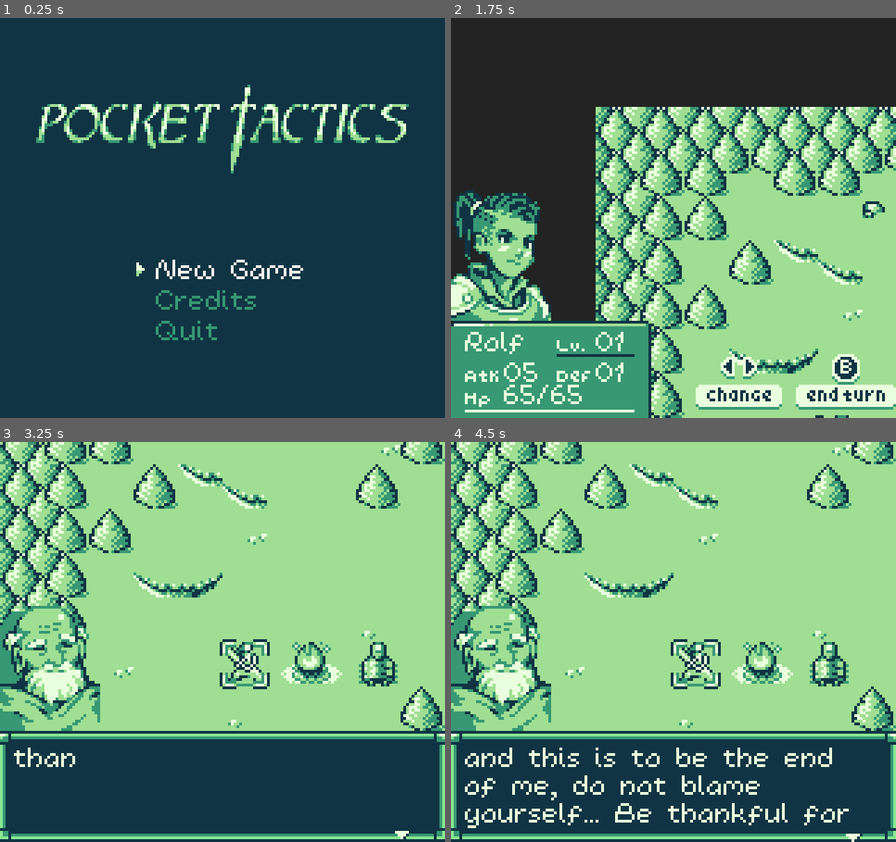
Above: before the commit, frames 1-4 (two rows, left to right).
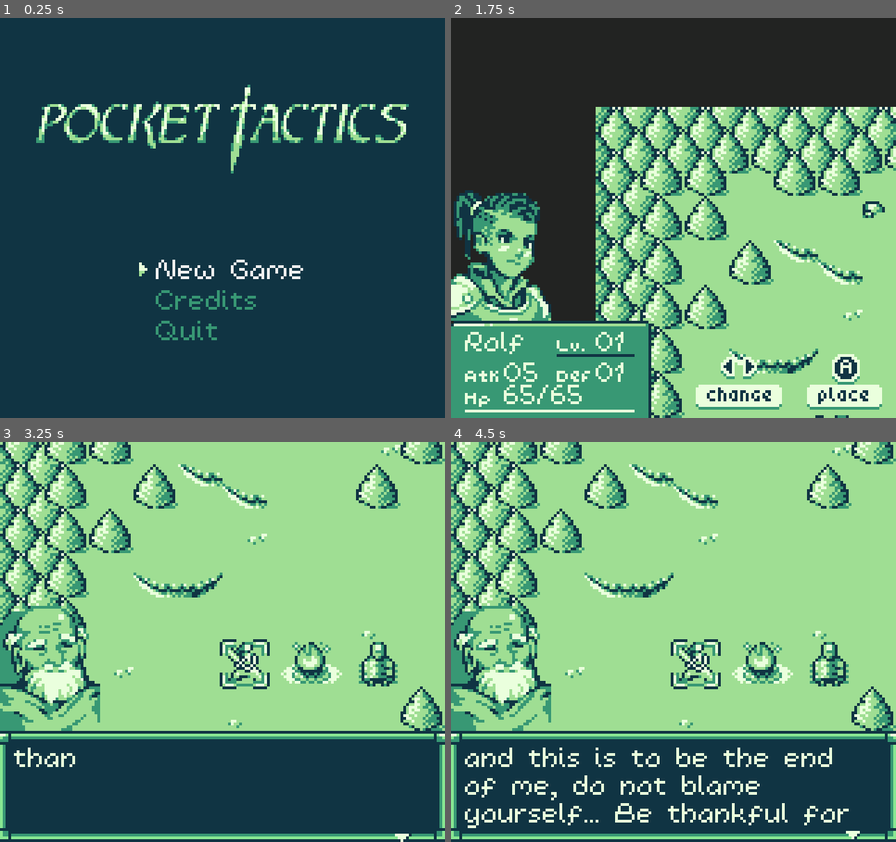
Above: after the commit, the same moments.

Repository: kevinlights/titan_tactics
Game: Godot game, scene res://scenes/landing.tscn
Two runs of this game, one before a commit and one after it. Both use one fixed random seed, a clock stepped at 60 frames per second and the inputs below.
Inputs (mouse positions are in pixels of both pictures, inside the frame that each line leads up to):
- Up to frame 1 (0.25 s): no input
- Up to frame 2 (1.75 s): click "New Game" at 0.5 s; move the mouse to (771, 198) at 1.27 s; hold Right (ui_right) from 1.28 s (still down); tap Keypad Enter (ui_accept) at 1.35, 1.52 s
- Up to frame 3 (3.25 s): tap Keypad Enter (ui_accept) at 1.82, 2.85, 3.02 s; release Right (ui_right) at 2 s; click "Start level" at 2 s; move the mouse to (133, 662) at 2.77 s; hold Down (ui_down) from 2.78 s (still down)
- Up to frame 4 (4.5 s): tap Keypad Enter (ui_accept) at 3.32, 3.6, 4.35 s; move the mouse to (718, 554) at 3.52 s; release Down (ui_down) at 3.53 s; hold Right (ui_right) 3.53-4.28 s; move the mouse to (651, 722) at 4.27 s; hold Up (ui_up) from 4.28 s (still down)

The runs differ from the first frame. In frame 1, less than 0.1% of the frame differs, in the area x 30-34%, y 61-65%; in frame 2, 0.6%, in the area x 77-100%, y 85-98%; in frame 3, less than 0.1%; in frame 4, less than 0.1%.

Commit message:
character swap animation change

Diff:
--- a/scenes/gui.tscn
+++ b/scenes/gui.tscn
@@ -42,46 +42,47 @@
 [ext_resource path="res://gfx/level_popup.png" type="Texture" id=40]
 [ext_resource path="res://gfx/types.png" type="Texture" id=41]
 [ext_resource path="res://gfx/hero_antagonist_p.png" type="Texture" id=42]
+[ext_resource path="res://gfx/place.png" type="Texture" id=43]
 [ext_resource path="res://scripts/gui/characterswap.gd" type="Script" id=44]
 
 [sub_resource type="AtlasTexture" id=1]
+atlas = ExtResource( 14 )
+region = Rect2( 0, 0, 36, 50 )
+
+[sub_resource type="AtlasTexture" id=2]
+atlas = ExtResource( 4 )
+region = Rect2( 0, 0, 36, 50 )
+
+[sub_resource type="AtlasTexture" id=3]
+atlas = ExtResource( 35 )
+region = Rect2( 0, 0, 36, 50 )
+
+[sub_resource type="AtlasTexture" id=4]
 atlas = ExtResource( 42 )
 region = Rect2( 0, 0, 36, 50 )
 
-[sub_resource type="AtlasTexture" id=2]
-atlas = ExtResource( 14 )
+[sub_resource type="AtlasTexture" id=5]
+atlas = ExtResource( 36 )
 region = Rect2( 0, 0, 36, 50 )
 
-[sub_resource type="AtlasTexture" id=3]
-atlas = ExtResource( 4 )
-region = Rect2( 0, 0, 36, 50 )
-
-[sub_resource type="AtlasTexture" id=4]
-atlas = ExtResource( 35 )
-region = Rect2( 0, 0, 36, 50 )
-
-[sub_resource type="AtlasTexture" id=5]
+[sub_resource type="AtlasTexture" id=6]
+atlas = ExtResource( 36 )
+region = Rect2( 36, 0, 36, 50 )
+
+[sub_resource type="AtlasTexture" id=7]
 atlas = ExtResource( 42 )
 region = Rect2( 0, 0, 36, 50 )
 
-[sub_resource type="AtlasTexture" id=6]
-atlas = ExtResource( 36 )
-region = Rect2( 0, 0, 36, 50 )
-
-[sub_resource type="AtlasTexture" id=7]
-atlas = ExtResource( 36 )
-region = Rect2( 36, 0, 36, 50 )
-
 [sub_resource type="SpriteFrames" id=8]
 animations = [ {
-"frames": [ SubResource( 1 ) ],
-"loop": true,
-"name": "Rolf",
+"frames": [ SubResource( 1 ), SubResource( 2 ), SubResource( 3 ), SubResource( 4 ), SubResource( 5 ), SubResource( 6 ) ],
+"loop": true,
+"name": "portraits",
 "speed": 5.0
 }, {
-"frames": [ SubResource( 2 ), SubResource( 3 ), SubResource( 4 ), SubResource( 5 ), SubResource( 6 ), SubResource( 7 ) ],
-"loop": true,
-"name": "portraits",
+"frames": [ SubResource( 7 ) ],
+"loop": true,
+"name": "Rolf",
 "speed": 5.0
 } ]
 
@@ -96,6 +97,22 @@
 [sub_resource type="SpriteFrames" id=11]
 animations = [ {
 "frames": [ SubResource( 9 ), SubResource( 10 ) ],
+"loop": true,
+"name": "default",
+"speed": 5.0
+} ]
+
+[sub_resource type="AtlasTexture" id=45]
+atlas = ExtResource( 43 )
+region = Rect2( 0, 0, 36, 24 )
+
+[sub_resource type="AtlasTexture" id=46]
+atlas = ExtResource( 43 )
+region = Rect2( 0, 24, 36, 24 )
+
+[sub_resource type="SpriteFrames" id=44]
+animations = [ {
+"frames": [ SubResource( 45 ), SubResource( 46 ) ],
 "loop": true,
 "name": "default",
 "speed": 5.0
@@ -326,7 +343,7 @@
 
 [node name="Abutton" type="AnimatedSprite" parent="characterselect"]
 position = Vector2( 141.551, 130.424 )
-frames = SubResource( 14 )
+frames = SubResource( 44 )
 playing = true
 
 [node name="name" type="Label" parent="characterselect"]
@@ -484,13 +501,11 @@
 [node name="Arrows" type="AnimatedSprite" parent="characterswap"]
 position = Vector2( 103.551, 130.424 )
 frames = SubResource( 11 )
-frame = 1
 playing = true
 
 [node name="Bbutton" type="AnimatedSprite" parent="characterswap"]
 position = Vector2( 141.551, 130.424 )
 frames = SubResource( 14 )
-frame = 1
 playing = true
 
 [node name="battle" type="Control" parent="."]
@@ -682,6 +697,7 @@
 position = Vector2( 51.5761, 0.49651 )
 frames = SubResource( 23 )
 animation = "down"
+frame = 1
 playing = true
 
 [node name="EnemyType" type="Sprite" parent="battle"]
@@ -694,7 +710,6 @@
 position = Vector2( 116.938, 0.85042 )
 frames = SubResource( 28 )
 animation = "down"
-frame = 1
 playing = true
 
 [node name="vs" type="Sprite" parent="battle"]
@@ -897,7 +912,6 @@
 visible = false
 position = Vector2( 0.407799, -11.0781 )
 frames = SubResource( 31 )
-frame = 1
 playing = true
 centered = false
 offset = Vector2( -8, -2 )
@@ -919,7 +933,6 @@
 visible = false
 position = Vector2( 0, 1 )
 frames = SubResource( 31 )
-frame = 1
 playing = true
 centered = false
 offset = Vector2( -8, 8 )
@@ -928,7 +941,6 @@
 [node name="arrow" type="AnimatedSprite" parent="weaponswap"]
 position = Vector2( 44.6813, 29.1062 )
 frames = SubResource( 34 )
-frame = 1
 playing = true
 
 [node name="lvlup" type="Control" parent="."]
@@ -1041,6 +1053,7 @@
 [node name="arrow" type="AnimatedSprite" parent="lvlup"]
 position = Vector2( 48.6813, 58.1062 )
 frames = SubResource( 34 )
+frame = 1
 playing = true
 
 [node name="Control" type="Control" parent="lvlup"]
@@ -1066,7 +1079,6 @@
 
 [node name="focus" type="AnimatedSprite" parent="lvlup/Control/Ok"]
 frames = SubResource( 31 )
-frame = 1
 playing = true
 centered = false
 offset = Vector2( -2, 8 )
@@ -1164,6 +1176,7 @@
 visible = false
 position = Vector2( 0, -1 )
 frames = SubResource( 37 )
+frame = 1
 playing = true
 centered = false
 offset = Vector2( -1, 9 )
@@ -1186,6 +1199,7 @@
 visible = false
 position = Vector2( -2, -11.4519 )
 frames = SubResource( 37 )
+frame = 1
 playing = true
 centered = false
 offset = Vector2( -1, 20 )
@@ -1274,6 +1288,7 @@
 visible = false
 position = Vector2( -2, -1 )
 frames = SubResource( 37 )
+frame = 1
 playing = true
 centered = false
 offset = Vector2( -1, 9 )
@@ -1296,6 +1311,7 @@
 visible = false
 position = Vector2( 1, -11.4519 )
 frames = SubResource( 37 )
+frame = 1
 playing = true
 centered = false
 offset = Vector2( -1, 20 )
@@ -1353,6 +1369,7 @@
 [node name="more" type="AnimatedSprite" parent="dialogue/background"]
 position = Vector2( 145, 36 )
 frames = SubResource( 40 )
+frame = 1
 playing = true
 
 [node name="textsfx" type="AudioStreamPlayer" parent="dialogue"]
@@ -1386,6 +1403,7 @@
 [node name="focus" type="AnimatedSprite" parent="dialogue/branches/trigger_1"]
 visible = false
 frames = SubResource( 43 )
+frame = 1
 playing = true
 centered = false
 offset = Vector2( -2, 2 )
@@ -1420,6 +1438,7 @@
 [node name="focus" type="AnimatedSprite" parent="dialogue/branches/trigger_2"]
 visible = false
 frames = SubResource( 43 )
+frame = 1
 playing = true
 centered = false
 offset = Vector2( -2, 2 )
@@ -1452,6 +1471,7 @@
 [node name="focus" type="AnimatedSprite" parent="dialogue/branches/trigger_3"]
 visible = false
 frames = SubResource( 43 )
+frame = 1
 playing = true
 centered = false
 offset = Vector2( -2, 2 )
--- a/scenes/landing.tscn
+++ b/scenes/landing.tscn
@@ -102,6 +102,7 @@
 visible = false
 position = Vector2( -2, 0 )
 frames = SubResource( 4 )
+frame = 1
 playing = true
 centered = false
 offset = Vector2( -1, 2 )
@@ -122,7 +123,6 @@
 visible = false
 position = Vector2( -2, 0 )
 frames = SubResource( 4 )
-frame = 1
 playing = true
 centered = false
 offset = Vector2( -1, 2 )
@@ -144,6 +144,7 @@
 visible = false
 position = Vector2( -2, 0 )
 frames = SubResource( 4 )
+frame = 1
 playing = true
 centered = false
 offset = Vector2( -1, 2 )
@@ -163,6 +164,7 @@
 visible = false
 position = Vector2( -2, 0 )
 frames = SubResource( 4 )
+frame = 1
 playing = true
 centered = false
 offset = Vector2( -1, 2 )
--- a/scenes/world.tscn
+++ b/scenes/world.tscn
@@ -24,64 +24,64 @@
 region = Rect2( 0, 20, 20, 20 )
 
 [sub_resource type="AtlasTexture" id=3]
+atlas = ExtResource( 14 )
+region = Rect2( 54, 0, 18, 18 )
+
+[sub_resource type="AtlasTexture" id=4]
+atlas = ExtResource( 14 )
+region = Rect2( 54, 18, 18, 18 )
+
+[sub_resource type="AtlasTexture" id=5]
+atlas = ExtResource( 3 )
+region = Rect2( 80, 0, 20, 20 )
+
+[sub_resource type="AtlasTexture" id=6]
+atlas = ExtResource( 3 )
+region = Rect2( 80, 20, 20, 20 )
+
+[sub_resource type="AtlasTexture" id=7]
+atlas = ExtResource( 14 )
+region = Rect2( 90, 0, 18, 18 )
+
+[sub_resource type="AtlasTexture" id=8]
+atlas = ExtResource( 14 )
+region = Rect2( 90, 18, 18, 18 )
+
+[sub_resource type="AtlasTexture" id=9]
+atlas = ExtResource( 3 )
+region = Rect2( 40, 0, 20, 20 )
+
+[sub_resource type="AtlasTexture" id=10]
+atlas = ExtResource( 3 )
+region = Rect2( 40, 20, 20, 20 )
+
+[sub_resource type="AtlasTexture" id=11]
+atlas = ExtResource( 3 )
+region = Rect2( 60, 0, 20, 20 )
+
+[sub_resource type="AtlasTexture" id=12]
+atlas = ExtResource( 3 )
+region = Rect2( 60, 20, 20, 20 )
+
+[sub_resource type="AtlasTexture" id=13]
+atlas = ExtResource( 14 )
+region = Rect2( 18, 0, 18, 18 )
+
+[sub_resource type="AtlasTexture" id=14]
+atlas = ExtResource( 14 )
+region = Rect2( 18, 18, 18, 18 )
+
+[sub_resource type="AtlasTexture" id=15]
 atlas = ExtResource( 3 )
 region = Rect2( 20, 0, 20, 20 )
 
-[sub_resource type="AtlasTexture" id=4]
+[sub_resource type="AtlasTexture" id=16]
 atlas = ExtResource( 3 )
 region = Rect2( 20, 20, 20, 20 )
 
-[sub_resource type="AtlasTexture" id=5]
+[sub_resource type="AtlasTexture" id=17]
 atlas = ExtResource( 3 )
 region = Rect2( 100, 0, 20, 20 )
-
-[sub_resource type="AtlasTexture" id=6]
-atlas = ExtResource( 3 )
-region = Rect2( 80, 0, 20, 20 )
-
-[sub_resource type="AtlasTexture" id=7]
-atlas = ExtResource( 3 )
-region = Rect2( 80, 20, 20, 20 )
-
-[sub_resource type="AtlasTexture" id=8]
-atlas = ExtResource( 3 )
-region = Rect2( 40, 0, 20, 20 )
-
-[sub_resource type="AtlasTexture" id=9]
-atlas = ExtResource( 3 )
-region = Rect2( 40, 20, 20, 20 )
-
-[sub_resource type="AtlasTexture" id=10]
-atlas = ExtResource( 14 )
-region = Rect2( 90, 0, 18, 18 )
-
-[sub_resource type="AtlasTexture" id=11]
-atlas = ExtResource( 14 )
-region = Rect2( 90, 18, 18, 18 )
-
-[sub_resource type="AtlasTexture" id=12]
-atlas = ExtResource( 14 )
-region = Rect2( 54, 0, 18, 18 )
-
-[sub_resource type="AtlasTexture" id=13]
-atlas = ExtResource( 14 )
-region = Rect2( 54, 18, 18, 18 )
-
-[sub_resource type="AtlasTexture" id=14]
-atlas = ExtResource( 3 )
-region = Rect2( 60, 0, 20, 20 )
-
-[sub_resource type="AtlasTexture" id=15]
-atlas = ExtResource( 3 )
-region = Rect2( 60, 20, 20, 20 )
-
-[sub_resource type="AtlasTexture" id=16]
-atlas = ExtResource( 14 )
-region = Rect2( 18, 0, 18, 18 )
-
-[sub_resource type="AtlasTexture" id=17]
-atlas = ExtResource( 14 )
-region = Rect2( 18, 18, 18, 18 )
 
 [sub_resource type="SpriteFrames" id=18]
 animations = [ {
@@ -92,42 +92,42 @@
 }, {
 "frames": [ SubResource( 3 ), SubResource( 4 ) ],
 "loop": true,
-"name": "cantmove",
+"name": "mage",
 "speed": 5.0
 }, {
-"frames": [ SubResource( 5 ) ],
-"loop": true,
-"name": "blank",
-"speed": 5.0
-}, {
-"frames": [ SubResource( 6 ), SubResource( 7 ) ],
+"frames": [ SubResource( 5 ), SubResource( 6 ) ],
 "loop": true,
 "name": "heal",
 "speed": 5.0
 }, {
-"frames": [ SubResource( 8 ), SubResource( 9 ) ],
+"frames": [ SubResource( 7 ), SubResource( 8 ) ],
+"loop": true,
+"name": "archer",
+"speed": 5.0
+}, {
+"frames": [ SubResource( 9 ), SubResource( 10 ) ],
 "loop": true,
 "name": "attack",
 "speed": 5.0
 }, {
-"frames": [ SubResource( 10 ), SubResource( 11 ) ],
-"loop": true,
-"name": "archer",
-"speed": 5.0
-}, {
-"frames": [ SubResource( 12 ), SubResource( 13 ) ],
-"loop": true,
-"name": "mage",
-"speed": 5.0
-}, {
-"frames": [ SubResource( 14 ), SubResource( 15 ) ],
+"frames": [ SubResource( 11 ), SubResource( 12 ) ],
 "loop": true,
 "name": "guard",
 "speed": 3.0
 }, {
-"frames": [ SubResource( 16 ), SubResource( 17 ) ],
+"frames": [ SubResource( 13 ), SubResource( 14 ) ],
 "loop": true,
 "name": "fighter",
+"speed": 5.0
+}, {
+"frames": [ SubResource( 15 ), SubResource( 16 ) ],
+"loop": true,
+"name": "cantmove",
+"speed": 5.0
+}, {
+"frames": [ SubResource( 17 ) ],
+"loop": true,
+"name": "blank",
 "speed": 5.0
 } ]
 
@@ -148,7 +148,6 @@
 [node name="select" type="AnimatedSprite" parent="."]
 z_as_relative = false
 frames = SubResource( 18 )
-frame = 1
 playing = true
 centered = false
 offset = Vector2( -2, -2 )
--- a/scripts/gui/characterswap.gd
+++ b/scripts/gui/characterswap.gd
@@ -71,8 +71,8 @@
 	#selected = clamp(selected, 0, characters.size() - 1)
 	if event.is_action("ui_cancel") && !event.is_echo() && event.is_pressed():
 		get_parent().get_parent().end_turn()
-	if 0:
-		$Arrows.hide()
-	else:
-		$Arrows.show()
+	#if selected == characters.size() - 1:
+	#	$Arrows.hide()
+	#else:
+	#	$Arrows.show()
 	update_view()
--- a/scripts/world.gd
+++ b/scripts/world.gd
@@ -112,8 +112,7 @@
 		print("End turn")
 		end_turn()
 		return
-	print("nd " + str(num_done))
-	print("Advance turn " + current[current_turn][current_character].character.name + "is done? : " + str(num_done == current[current_turn].size()))
+	print("Advance turn")
 	$select.disable()
 	yield(get_tree().create_timer(1.0), "timeout")
 	$select.set_origin(get_current())
Not shown: 1 places in scenes/gui.tscn that only renumber resources
